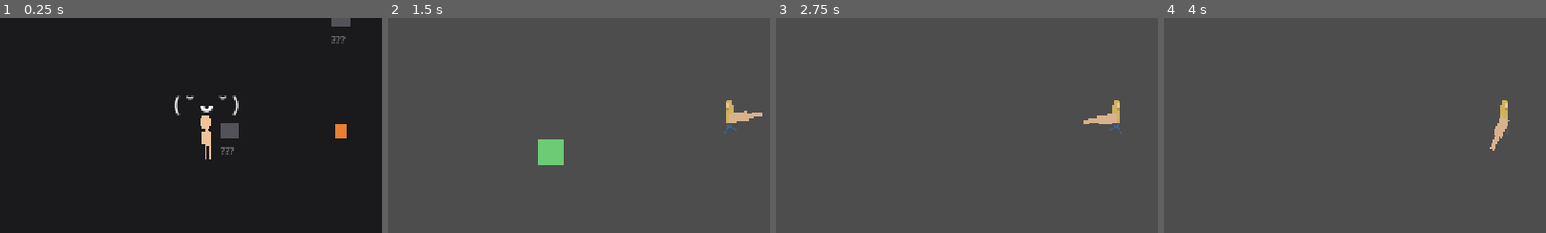
Above: before the commit, frames 1-4 (left to right).
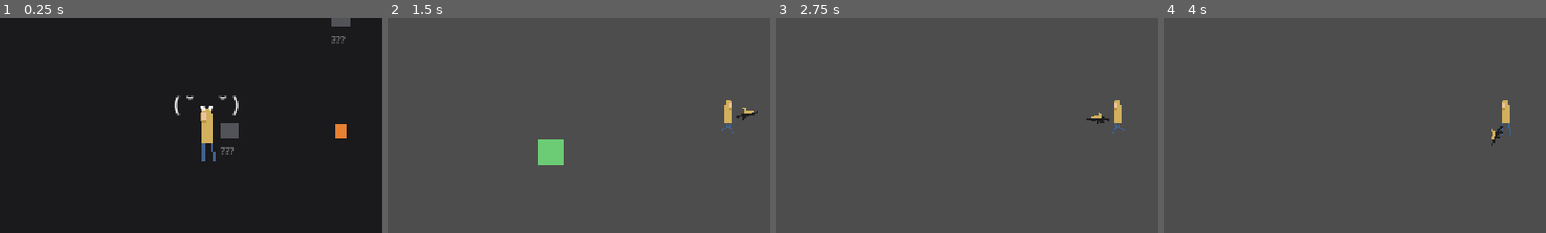
Above: after the commit, the same moments.

Repository: HomilBBANG/rt_Hilling_Game
Game: Godot game, scene res://scenes/main.tscn
Two runs of this game, one before a commit and one after it. Both use one fixed random seed, a clock stepped at 60 frames per second and the inputs below.
Inputs (mouse positions are % of the whole screen's width and height, from its top left):
- Up to frame 1 (0.25 s): no input
- Up to frame 2 (1.5 s): click "탐사 나가기 →" at 0.5 s; tap Enter at 1.25 s; move the mouse to (72, 45) at 1.27 s; hold D from 1.28 s (still down); hold E from 1.28 s (still down); click (72, 45) at 1.42 s
- Up to frame 3 (2.75 s): move the mouse to (30, 55) at 2.02 s; release D at 2.03 s; release E at 2.03 s; hold S from 2.03 s (still down); tap Enter at 2.1 s; click (30, 55) at 2.17 s
- Up to frame 4 (4 s): move the mouse to (60, 28) at 2.77 s; release S at 2.78 s; hold D 2.78-3.53 s; hold E 2.78-3.53 s; click (60, 28) at 2.92 s; move the mouse to (45, 70) at 3.52 s; hold W from 3.53 s (still down); tap Enter at 3.6 s; click (45, 70) at 3.67 s
The pictures show only the part of the screen within x 5-55%, y 27-77%; the shares and areas given below are measured in that part.

The runs differ from the first frame. In frame 1, 0.6% of the frame differs, in the area x 52-57%, y 42-67%; in frame 2, 0.5%; in frame 3, 0.5%; in frame 4, 0.5%.

Commit message:
팔/총 조준 + idle 애니메이션 + 인수인계 문서
- gun.png/arm.png를 Aim 밑에 배치(마우스 조준 회전, 좌우 반전 보정은 Aim에 적용)
- player_idle.gif → idle 애니메이션(2프레임), 공용 PlayerFrames 빌더로 통합
- idle/run 애니메이션을 탐사·캠프·밤 세션 모두에 적용
- docs/HANDOFF.md 추가(새 세션 인수인계)

미완: 팔/총 offset 어깨 정렬(현재 오른쪽에 떠 있음) — HANDOFF.md 참고

Co-Authored-By: Claude Opus 4.8 <noreply@anthropic.com>

Diff:
--- a/scenes/entities/player/player.tscn
+++ b/scenes/entities/player/player.tscn
@@ -1,7 +1,9 @@
-[gd_scene load_steps=4 format=3]
+[gd_scene load_steps=6 format=3]
 
 [ext_resource type="Script" path="res://scripts/entities/player.gd" id="1"]
 [ext_resource type="PackedScene" path="res://scenes/entities/bullet/bullet.tscn" id="2"]
+[ext_resource type="Texture2D" path="res://assets/characters/gun.png" id="3"]
+[ext_resource type="Texture2D" path="res://assets/characters/arm.png" id="4"]
 
 [sub_resource type="RectangleShape2D" id="body"]
 size = Vector2(24, 24)
@@ -20,9 +22,17 @@
 
 [node name="Aim" type="Node2D" parent="."]
 
-[node name="Arm" type="Polygon2D" parent="Aim"]
-color = Color(0.85, 0.7, 0.55, 1)
-polygon = PackedVector2Array(0, -4, 16, -4, 16, -2, 28, -2, 28, 2, 16, 2, 16, 4, 0, 4)
+[node name="Arm" type="Sprite2D" parent="Aim"]
+texture_filter = 1
+flip_h = true
+offset = Vector2(16, 0)
+texture = ExtResource("4")
+
+[node name="Gun" type="Sprite2D" parent="Aim"]
+texture_filter = 1
+flip_h = true
+offset = Vector2(16, 0)
+texture = ExtResource("3")
 
 [node name="Slash" type="Polygon2D" parent="Aim"]
 visible = false
--- a/scenes/phases/morning_prep.tscn
+++ b/scenes/phases/morning_prep.tscn
@@ -1,7 +1,6 @@
-[gd_scene load_steps=3 format=3]
+[gd_scene load_steps=2 format=3]
 
 [ext_resource type="Script" path="res://scripts/phases/morning_prep.gd" id="1"]
-[ext_resource type="Texture2D" path="res://assets/characters/player.png" id="2"]
 
 [node name="MorningPrep" type="Control"]
 layout_mode = 3
@@ -54,13 +53,9 @@
 theme_override_font_sizes/font_size = 34
 text = "( ˘ ᴗ ˘ )"
 
-[node name="Player" type="TextureRect" parent="Body/VBox/Ground"]
+[node name="Player" type="AnimatedSprite2D" parent="Body/VBox/Ground"]
 texture_filter = 1
-offset_right = 96.0
-offset_bottom = 96.0
-texture = ExtResource("2")
-expand_mode = 1
-stretch_mode = 0
+scale = Vector2(3, 3)
 
 [node name="Footer" type="VBoxContainer" parent="Body/VBox"]
 layout_mode = 2
--- a/scenes/phases/night_session.tscn
+++ b/scenes/phases/night_session.tscn
@@ -1,7 +1,6 @@
-[gd_scene load_steps=3 format=3]
+[gd_scene load_steps=2 format=3]
 
 [ext_resource type="Script" path="res://scripts/phases/night_session.gd" id="1"]
-[ext_resource type="Texture2D" path="res://assets/characters/player.png" id="2"]
 
 [node name="NightSession" type="Control"]
 layout_mode = 3
@@ -79,13 +78,9 @@
 theme_override_font_sizes/font_size = 40
 text = "( ˘ ᴗ ˘ )"
 
-[node name="Player" type="TextureRect" parent="Margin/Main/Field"]
+[node name="Player" type="AnimatedSprite2D" parent="Margin/Main/Field"]
 texture_filter = 1
-offset_right = 96.0
-offset_bottom = 96.0
-texture = ExtResource("2")
-expand_mode = 1
-stretch_mode = 0
+scale = Vector2(3, 3)
 
 [node name="ServeHint" type="Label" parent="Margin/Main/Field"]
 layout_mode = 1
--- a/scripts/entities/player.gd
+++ b/scripts/entities/player.gd
@@ -25,7 +25,6 @@
 @onready var _aim: Node2D = $Aim
 @onready var _muzzle: Marker2D = $Aim/Muzzle
 @onready var _slash: Polygon2D = $Aim/Slash
-@onready var _arm: Node2D = $Aim/Arm
 @onready var _body: AnimatedSprite2D = $Body
 
 
@@ -37,23 +36,7 @@
 
 ## idle(정지 스프라이트) + run(player_run.gif 프레임) 애니메이션을 코드로 구성.
 func _setup_animation() -> void:
-	var frames := SpriteFrames.new()
-	frames.add_animation("idle")
-	frames.set_animation_loop("idle", true)
-	var idle_tex: Texture2D = load("res://assets/characters/player.png")
-	if idle_tex:
-		frames.add_frame("idle", idle_tex)
-	frames.add_animation("run")
-	frames.set_animation_loop("run", true)
-	frames.set_animation_speed("run", 10.0) # gif 10fps
-	var i := 0
-	while true:
-		var p := "res://assets/characters/run/run_%d.png" % i
-		if not ResourceLoader.exists(p):
-			break
-		frames.add_frame("run", load(p))
-		i += 1
-	_body.sprite_frames = frames
+	_body.sprite_frames = PlayerFrames.build()
 	_body.play("idle")
 
 
@@ -62,7 +45,7 @@
 	var want := "run" if velocity.length() > 5.0 else "idle"
 	if _body.animation != want:
 		_body.play(want)
-	_body.flip_h = get_global_mouse_position().x < global_position.x
+	_body.flip_h = get_global_mouse_position().x > global_position.x
 
 
 func _physics_process(delta: float) -> void:
@@ -76,7 +59,7 @@
 
 	_aim.look_at(get_global_mouse_position())
 	# 왼쪽을 조준하면 팔이 뒤집혀 보이므로 세로 반전으로 보정(총이 항상 바로 서게).
-	_arm.scale.y = -1.0 if get_global_mouse_position().x < global_position.x else 1.0
+	_aim.scale.y = -1.0 if get_global_mouse_position().x < global_position.x else 1.0
 
 	if Input.is_mouse_button_pressed(MOUSE_BUTTON_LEFT) and _fire_cd <= 0.0:
 		_shoot()
--- a/scripts/phases/morning_prep.gd
+++ b/scripts/phases/morning_prep.gd
@@ -21,7 +21,7 @@
 @onready var _ground: Control = $Body/VBox/Ground
 @onready var _campfire: ColorRect = $Body/VBox/Ground/Campfire
 @onready var _belami: Label = $Body/VBox/Ground/Belami
-@onready var _player_fig: Control = $Body/VBox/Ground/Player
+@onready var _player_fig: AnimatedSprite2D = $Body/VBox/Ground/Player
 @onready var _forge: VBoxContainer = $Body/VBox/Footer/UpgradePanel
 @onready var _tokens_label: Label = $Body/VBox/Footer/UpgradePanel/TokensLabel
 @onready var _ranged_btn: Button = $Body/VBox/Footer/UpgradePanel/RangedButton
@@ -48,7 +48,14 @@
 func _process(delta: float) -> void:
 	if not _pos_init or _overlay.visible: # 컷씬 중엔 이동 정지
 		return
-	_apply_move(_input_dir(), delta)
+	var dir := _input_dir()
+	_apply_move(dir, delta)
+	if dir != Vector2.ZERO:
+		if _player_fig.animation != "run":
+			_player_fig.play("run")
+		_player_fig.flip_h = dir.x > 0
+	elif _player_fig.animation != "idle":
+		_player_fig.play("idle")
 
 
 func _input_dir() -> Vector2:
@@ -69,10 +76,10 @@
 		return
 	_player_pos += dir.normalized() * move_speed * delta
 	var g := _ground.size
-	var half := _player_fig.size * 0.5
-	_player_pos.x = clampf(_player_pos.x, half.x, g.x - half.x)
-	_player_pos.y = clampf(_player_pos.y, half.y, g.y - half.y)
-	_player_fig.position = _player_pos - half
+	var h := 48.0
+	_player_pos.x = clampf(_player_pos.x, h, g.x - h)
+	_player_pos.y = clampf(_player_pos.y, h, g.y - h)
+	_player_fig.position = _player_pos
 
 
 # ── 캠프 배치 ──────────────────────────────────────────
@@ -84,7 +91,9 @@
 
 	_campfire.position = center - _campfire.size * 0.5
 	_player_pos = center + Vector2(-radius - 40.0, 8.0)
-	_player_fig.position = _player_pos - _player_fig.size * 0.5
+	_player_fig.sprite_frames = PlayerFrames.build()
+	_player_fig.play("idle")
+	_player_fig.position = _player_pos
 	_pos_init = true
 	_belami.position = center + Vector2(-radius - 40.0, -46.0) - _belami.size * 0.5
 
--- a/scripts/phases/night_session.gd
+++ b/scripts/phases/night_session.gd
@@ -38,7 +38,7 @@
 @onready var _tokens_label: Label = $Margin/Main/TopBar/TokensLabel
 @onready var _fed_label: Label = $Margin/Main/TopBar/FedLabel
 @onready var _field: Control = $Margin/Main/Field
-@onready var _player_node: Control = $Margin/Main/Field/Player
+@onready var _player_node: AnimatedSprite2D = $Margin/Main/Field/Player
 @onready var _counter: ColorRect = $Margin/Main/Field/Counter
 @onready var _counter_label: Label = $Margin/Main/Field/CounterLabel
 @onready var _belami: Label = $Margin/Main/Field/Belami
@@ -91,6 +91,8 @@
 		return
 	if not _pos_init:
 		_player_pos = Vector2(40.0, _field.size.y * 0.5)
+		_player_node.sprite_frames = PlayerFrames.build()
+		_player_node.play("idle")
 		_pos_init = true
 
 	var d := Vector2.ZERO
@@ -103,9 +105,15 @@
 	if Input.is_physical_key_pressed(KEY_S) or Input.is_physical_key_pressed(KEY_DOWN):
 		d.y += 1.0
 	_player_pos += d.normalized() * move_speed * _delta
-	_player_pos.x = clampf(_player_pos.x, 16.0, _field.size.x - 16.0)
-	_player_pos.y = clampf(_player_pos.y, 16.0, _field.size.y - 16.0)
-	_player_node.position = _player_pos - _player_node.size * 0.5
+	_player_pos.x = clampf(_player_pos.x, 48.0, _field.size.x - 48.0)
+	_player_pos.y = clampf(_player_pos.y, 48.0, _field.size.y - 48.0)
+	_player_node.position = _player_pos
+	if d != Vector2.ZERO:
+		if _player_node.animation != "run":
+			_player_node.play("run")
+		_player_node.flip_h = d.x > 0
+	elif _player_node.animation != "idle":
+		_player_node.play("idle")
 
 	var counter_pos := Vector2(64.0, _field.size.y * 0.5)
 	_counter.position = counter_pos - _counter.size * 0.5
--- /dev/null
+++ b/scripts/player_frames.gd
@@ -0,0 +1,33 @@
+class_name PlayerFrames
+extends RefCounted
+## 플레이어 애니메이션 프레임(idle / run) 공용 빌더.
+## 탐사 플레이어 · 캠프 · 밤 세션이 모두 같은 프레임을 쓰도록 한 곳에서 구성.
+
+static func build() -> SpriteFrames:
+	var frames := SpriteFrames.new()
+
+	frames.add_animation("idle")
+	frames.set_animation_loop("idle", true)
+	frames.set_animation_speed("idle", 2.5)
+	_load(frames, "idle", "res://assets/characters/idle/idle_%d.png")
+	if frames.get_frame_count("idle") == 0: # 폴백: 정지 스프라이트
+		var t: Texture2D = load("res://assets/characters/player.png")
+		if t:
+			frames.add_frame("idle", t)
+
+	frames.add_animation("run")
+	frames.set_animation_loop("run", true)
+	frames.set_animation_speed("run", 10.0)
+	_load(frames, "run", "res://assets/characters/run/run_%d.png")
+
+	return frames
+
+
+static func _load(frames: SpriteFrames, anim: String, pattern: String) -> void:
+	var i := 0
+	while true:
+		var p := pattern % i
+		if not ResourceLoader.exists(p):
+			break
+		frames.add_frame(anim, load(p))
+		i += 1
Binary file added: assets/characters/arm.png
Not shown, added: assets/characters/arm.png.import
Binary file added: assets/characters/gun.png
Not shown, added: assets/characters/gun.png.import
Binary file added: assets/characters/idle/idle_0.png
Not shown, added: assets/characters/idle/idle_0.png.import
Binary file added: assets/characters/idle/idle_1.png
Not shown, added: assets/characters/idle/idle_1.png.import
Binary file changed: assets/characters/player.png
Binary file added: assets/characters/player_idle.gif
Not shown, added: scripts/player_frames.gd.uid
Not shown, added: docs/HANDOFF.md
